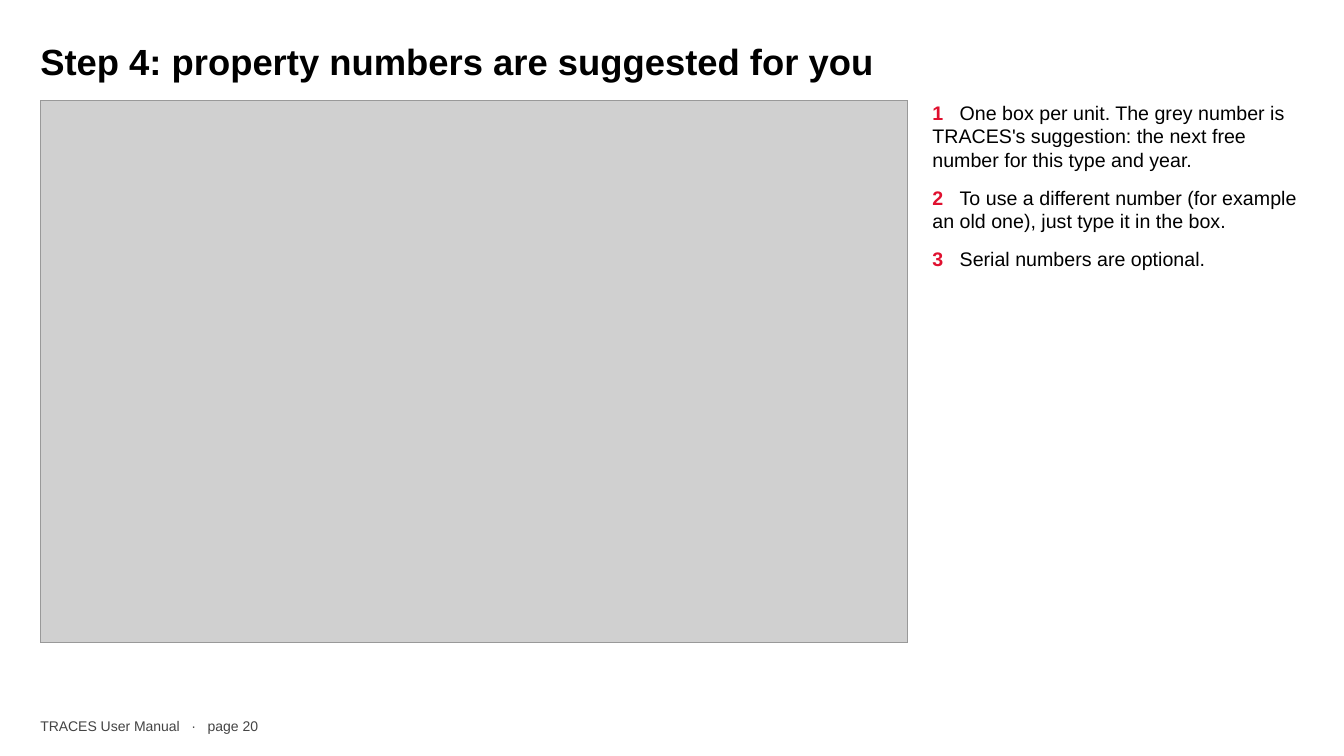
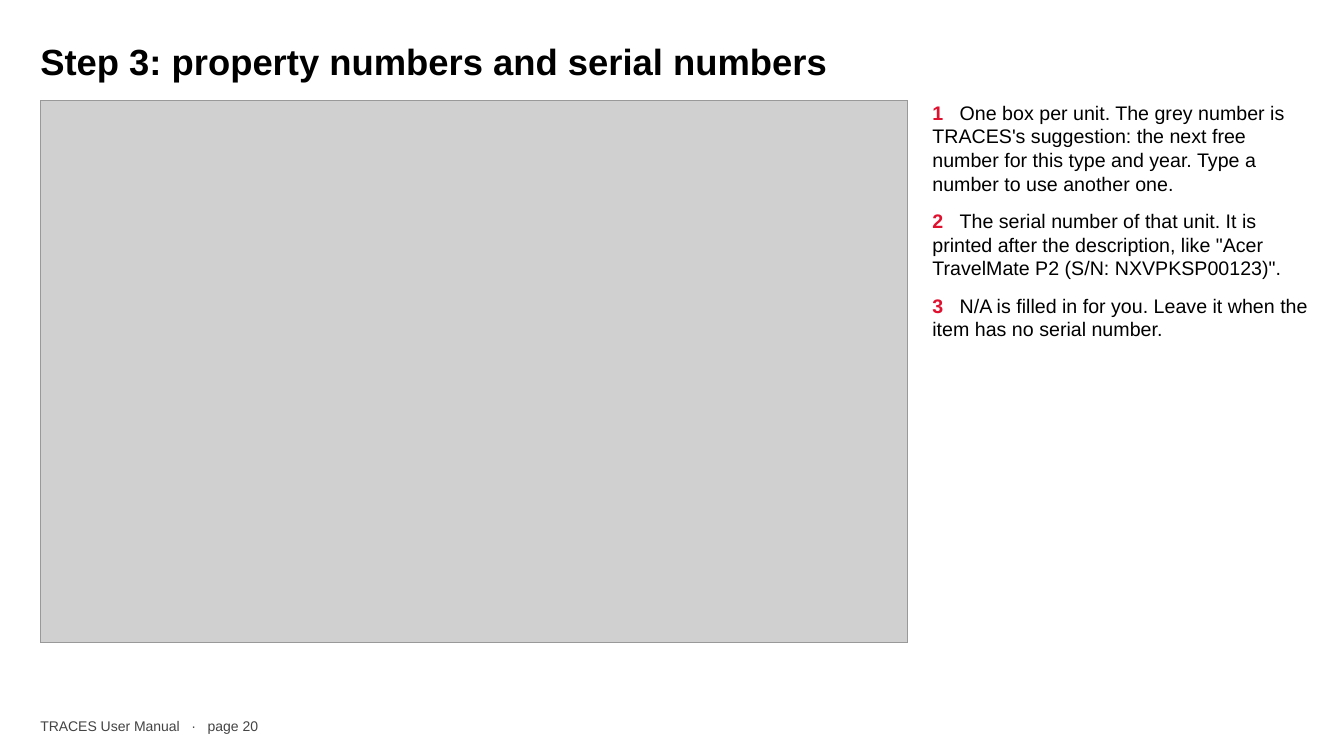
Before and after one commit to joww-seph/traces, a slide deck: slide 20 of docs/TRACES-User-Manual.pptx. Drawn at 1344x756 pixels with LibreOffice and Linux fonts; fonts in the diff are those of the drawing; grey boxes stand for pictures. Boxes give left, top, right and bottom in pixels: in the first picture for what was removed or moved away, otherwise in the second. Text is boxed around its words. In the diff, an @@ line names an element or a change of style, - is before the commit and + after.

```diff
--- a/docs/TRACES-User-Manual.pptx
+++ b/docs/TRACES-User-Manual.pptx
@@ text at box(40, 48, 827, 82): text changed @@
-Step 4: property numbers are suggested for you
+Step 3: property numbers and serial numbers
@@ text at box(932, 105, 1307, 337): text changed @@
-1 One box per unit. The grey number is TRACES's suggestion: the next free number for this type and year.
-2 To use a different number (for example an old one), just type it in the box.
-3 Serial numbers are optional.
+1 One box per unit. The grey number is TRACES's suggestion: the next free number for this type and year. Type a number to use another one.
+2 The serial number of that unit. It is printed after the description, like "Acer TravelMate P2 (S/N: NXVPKSP00123)".
+3 N/A is filled in for you. Leave it when the item has no serial number.
```
Also in this commit, not shown: 44 other slides changed, 1 slide added, 6 other files.
